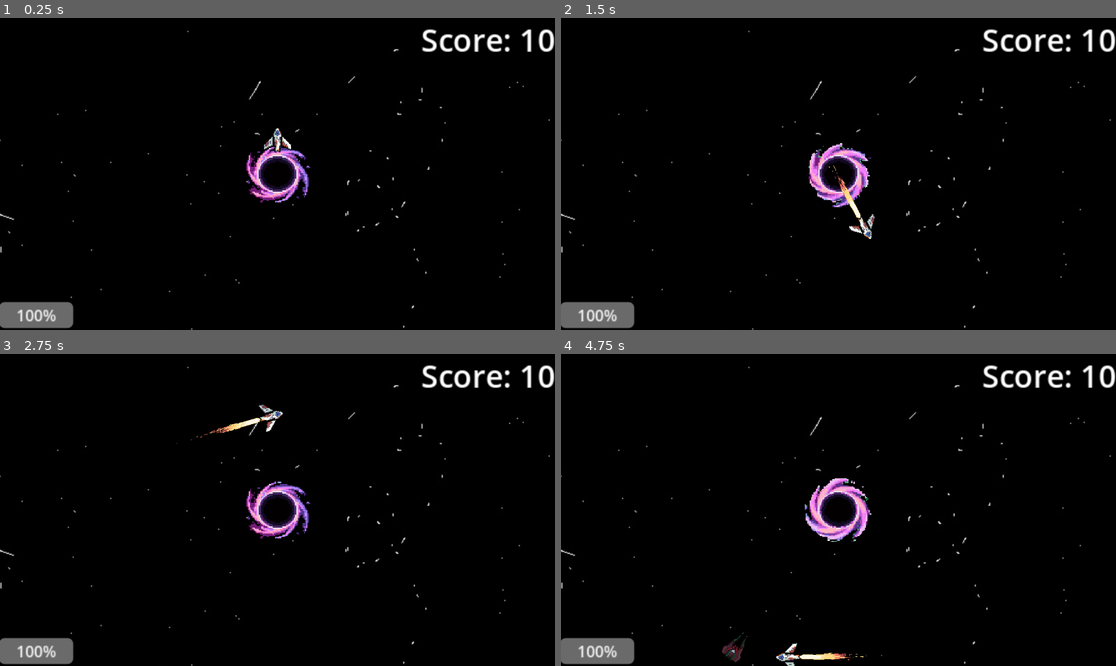
Above: before the commit, frames 1-4 (two rows, left to right).
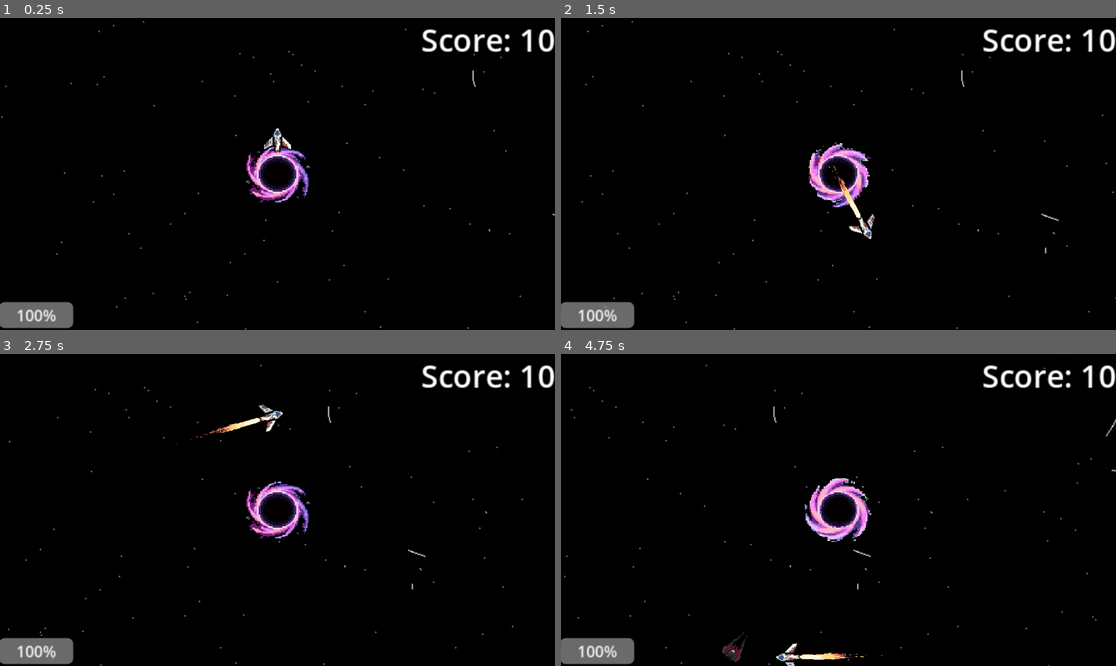
Above: after the commit, the same moments.

Repository: Fila2224/bounce-back
Game: Godot game, scene res://scenes/main_scene.tscn
Same seed, same stepped clock (60 frames per second), same inputs: the game is played once before the commit and once after it.
Inputs:
- Up to frame 1 (0.25 s): no input
- Up to frame 2 (1.5 s): hold D (right) 0.53-1.28 s; tap Space (blip) at 0.6 s; hold S (down) from 1.28 s (still down); tap Shift (speed) at 1.35 s
- Up to frame 3 (2.75 s): release S (down) at 2.03 s; hold D (right) from 2.03 s (still down); tap Space (blip) at 2.1 s
- Up to frame 4 (4.75 s): release D (right) at 2.78 s; hold Up (up) 2.78-3.53 s; tap Shift (speed) at 2.85, 4.35 s; hold Left (left) from 3.53 s (still down); tap Space (blip) at 3.6 s

The runs differ from the first frame. In frame 1, 0.4% of the frame differs, in the area x 0-100%, y 0-100%; in frame 2, 0.5%; in frame 3, 0.4%; in frame 4, 0.5%, in the area x 0-100%, y 3-100%.

Commit message:
67

Diff:
--- /dev/null
+++ b/scenes/background.gd
@@ -0,0 +1,11 @@
+extends Sprite2D
+
+
+# Called when the node enters the scene tree for the first time.
+func _ready() -> void:
+	pass # Replace with function body.
+
+
+# Called every frame. 'delta' is the elapsed time since the previous frame.
+func _process(delta: float) -> void:
+	position.x -= 1
--- a/scenes/main_scene.tscn
+++ b/scenes/main_scene.tscn
@@ -1,9 +1,10 @@
-[gd_scene load_steps=7 format=3 uid="uid://brdy86nmjtwqy"]
+[gd_scene load_steps=8 format=3 uid="uid://brdy86nmjtwqy"]
 
 [ext_resource type="Texture2D" uid="uid://uyiytog8t307" path="res://assets/galaxy.jpg" id="1_0f027"]
 [ext_resource type="PackedScene" uid="uid://c2bjypt5qheov" path="res://scenes/moon-center.tscn" id="2_pw63i"]
 [ext_resource type="PackedScene" uid="uid://upw6p8d5t0yw" path="res://scenes/rocket.tscn" id="3_7ykc4"]
 [ext_resource type="Script" uid="uid://ci12vg25c60jc" path="res://scripts/line_2d.gd" id="4_pu3yx"]
+[ext_resource type="Script" uid="uid://3608ifk6mn7e" path="res://scenes/background.gd" id="6_c16ls"]
 [ext_resource type="Script" uid="uid://plwc1imrhodc" path="res://scripts/main_scene.gd" id="6_main"]
 [ext_resource type="Script" uid="uid://v6wkp3rltiu1" path="res://scenes/progress_bar.gd" id="6_rt2n2"]
 
@@ -47,8 +48,9 @@
 
 [node name="background" type="Sprite2D" parent="."]
 z_index = -10
-position = Vector2(19, 6)
+position = Vector2(611, 7)
 texture = ExtResource("1_0f027")
+script = ExtResource("6_c16ls")
 
 [node name="ProgressBar" type="ProgressBar" parent="."]
 offset_left = -289.0
Not shown, added: scenes/background.gd.uid
